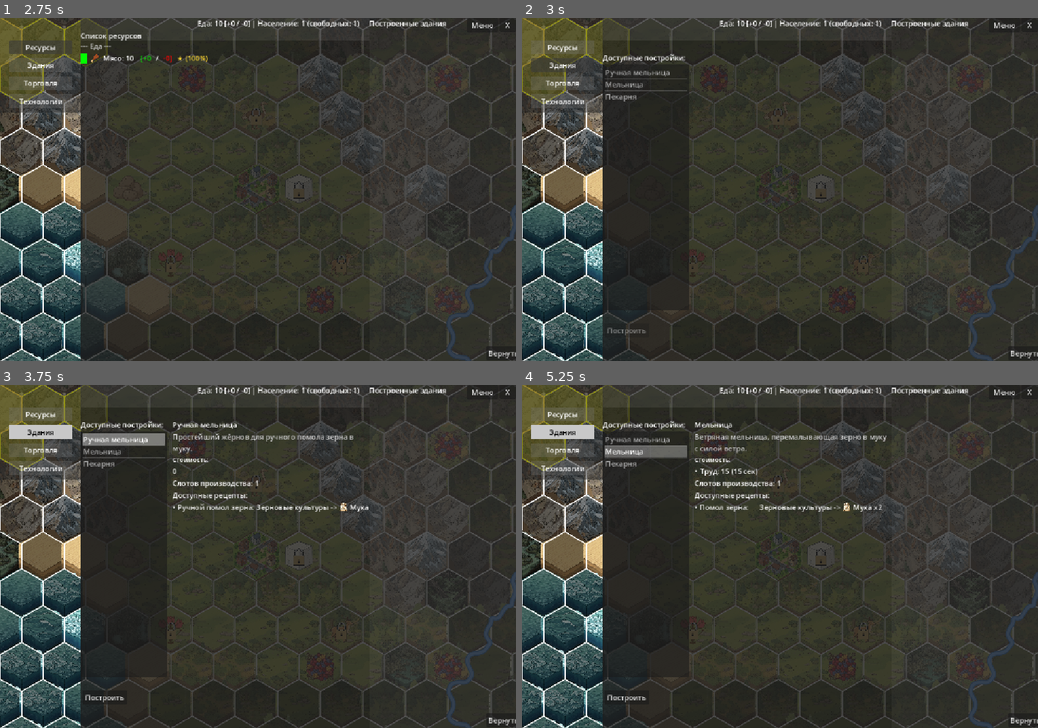
Above: before the commit, frames 1-4 (two rows, left to right).
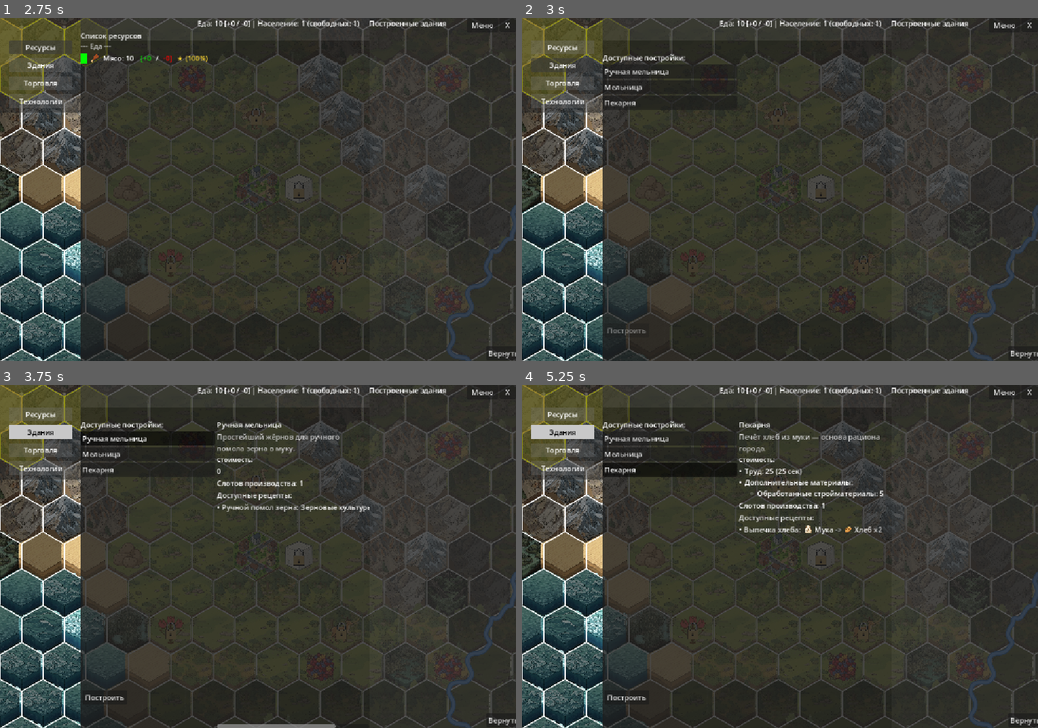
Above: after the commit, the same moments.

Repository: Night-Pryanik/The-City
Game: Godot game, scene res://scenes/main_menu.tscn
Same seed, same stepped clock (60 frames per second), same inputs: the game is played once before the commit and once after it.
Inputs (mouse positions are in pixels of both pictures, inside the frame that each line leads up to):
- Up to frame 1 (2.75 s): click "Новая игра" at 0.5 s; click (10, 48) at 1.25 s; click "Ресурсы" at 2 s
- Up to frame 2 (3 s): click "Здания" at 2.75 s
- Up to frame 3 (3.75 s): click (149, 439) at 3.5 s, where only the run after the commit has a clickable "Ручная мельница"
- Up to frame 4 (5.25 s): click (671, 453) at 4.25 s, where only the run after the commit has a clickable "Мельница"; click (671, 470) at 5 s, where only the run after the commit has a clickable "Пекарня"

Frame 1 is identical in both runs. In frame 2, 2.7% of the frame differs, in the area x 15-42%, y 13-86%; in frame 3, 5.2%; in frame 4, 5.7%, in the area x 15-71%, y 10-86%.

Commit message:
Панель доступных зданий теперь позволяет переносить длинные названия при необходимости
Убран HSplitContainer, теперь есть просто 2 панели

Diff:
--- a/scenes/CityUI.tscn
+++ b/scenes/CityUI.tscn
@@ -173,7 +173,7 @@
 offset_bottom = 23.0
 text = "Еды доступно: 0"
 
-[node name="HSplitContainer" type="HSplitContainer" parent="ContentPanel/BuildingsPanel" unique_id=1962390109]
+[node name="PanelsLayout" type="HBoxContainer" parent="ContentPanel/BuildingsPanel" unique_id=1962390109]
 layout_mode = 1
 anchors_preset = 15
 anchor_right = 1.0
@@ -181,45 +181,55 @@
 offset_top = 27.0
 grow_horizontal = 2
 grow_vertical = 2
-split_offsets = PackedInt32Array(300)
-split_offset = 300
-
-[node name="AvailableBuildingsPanel" type="Control" parent="ContentPanel/BuildingsPanel/HSplitContainer" unique_id=1098170534]
-layout_mode = 2
-
-[node name="VBoxContainer" type="VBoxContainer" parent="ContentPanel/BuildingsPanel/HSplitContainer/AvailableBuildingsPanel" unique_id=1309099413]
-layout_mode = 1
-anchors_preset = 9
-anchor_bottom = 1.0
-offset_right = 193.0
-grow_vertical = 2
-
-[node name="AvailableBuildingsLabel" type="Label" parent="ContentPanel/BuildingsPanel/HSplitContainer/AvailableBuildingsPanel/VBoxContainer" unique_id=101904791]
+
+[node name="AvailableBuildingsPanel" type="Control" parent="ContentPanel/BuildingsPanel/PanelsLayout" unique_id=1098170534]
+custom_minimum_size = Vector2(300, 0)
+layout_mode = 2
+size_flags_horizontal = 1
+size_flags_vertical = 3
+
+[node name="VBoxContainer" type="VBoxContainer" parent="ContentPanel/BuildingsPanel/PanelsLayout/AvailableBuildingsPanel" unique_id=1309099413]
+layout_mode = 1
+anchors_preset = 15
+anchor_right = 1.0
+anchor_bottom = 1.0
+grow_horizontal = 2
+grow_vertical = 2
+
+[node name="AvailableBuildingsLabel" type="Label" parent="ContentPanel/BuildingsPanel/PanelsLayout/AvailableBuildingsPanel/VBoxContainer" unique_id=101904791]
 layout_mode = 2
 text = "Доступные постройки:"
 
-[node name="BuildingsItemList" type="ItemList" parent="ContentPanel/BuildingsPanel/HSplitContainer/AvailableBuildingsPanel/VBoxContainer" unique_id=1295887837]
-custom_minimum_size = Vector2(0, 550)
-layout_mode = 2
-
-[node name="BuildingDetailsPanel" type="Control" parent="ContentPanel/BuildingsPanel/HSplitContainer" unique_id=244568997]
-layout_mode = 2
-
-[node name="VBoxContainer" type="VBoxContainer" parent="ContentPanel/BuildingsPanel/HSplitContainer/BuildingDetailsPanel" unique_id=1656241255]
-layout_mode = 1
-anchors_preset = 15
-anchor_right = 1.0
-anchor_bottom = 1.0
-grow_horizontal = 2
-grow_vertical = 2
-
-[node name="BuildingNameLabel" type="Label" parent="ContentPanel/BuildingsPanel/HSplitContainer/BuildingDetailsPanel/VBoxContainer" unique_id=486860130]
-layout_mode = 2
-
-[node name="BuildingCostLabel" type="Label" parent="ContentPanel/BuildingsPanel/HSplitContainer/BuildingDetailsPanel/VBoxContainer" unique_id=1452654743]
-layout_mode = 2
-
-[node name="BuildingRecipesLabel" type="Label" parent="ContentPanel/BuildingsPanel/HSplitContainer/BuildingDetailsPanel/VBoxContainer" unique_id=920025873]
+[node name="AvailableBuildingsScroll" type="ScrollContainer" parent="ContentPanel/BuildingsPanel/PanelsLayout/AvailableBuildingsPanel/VBoxContainer" unique_id=1295887837]
+custom_minimum_size = Vector2(300, 550)
+layout_mode = 2
+horizontal_scroll_mode = 0
+
+[node name="BuildingsList" type="VBoxContainer" parent="ContentPanel/BuildingsPanel/PanelsLayout/AvailableBuildingsPanel/VBoxContainer/AvailableBuildingsScroll" unique_id=1073741824]
+layout_mode = 2
+size_flags_horizontal = 3
+size_flags_vertical = 3
+
+[node name="BuildingDetailsPanel" type="Control" parent="ContentPanel/BuildingsPanel/PanelsLayout" unique_id=244568997]
+layout_mode = 2
+size_flags_horizontal = 3
+size_flags_vertical = 3
+
+[node name="VBoxContainer" type="VBoxContainer" parent="ContentPanel/BuildingsPanel/PanelsLayout/BuildingDetailsPanel" unique_id=1656241255]
+layout_mode = 1
+anchors_preset = 15
+anchor_right = 1.0
+anchor_bottom = 1.0
+grow_horizontal = 2
+grow_vertical = 2
+
+[node name="BuildingNameLabel" type="Label" parent="ContentPanel/BuildingsPanel/PanelsLayout/BuildingDetailsPanel/VBoxContainer" unique_id=486860130]
+layout_mode = 2
+
+[node name="BuildingCostLabel" type="Label" parent="ContentPanel/BuildingsPanel/PanelsLayout/BuildingDetailsPanel/VBoxContainer" unique_id=1452654743]
+layout_mode = 2
+
+[node name="BuildingRecipesLabel" type="Label" parent="ContentPanel/BuildingsPanel/PanelsLayout/BuildingDetailsPanel/VBoxContainer" unique_id=920025873]
 layout_mode = 2
 
 [node name="BuildButton" type="Button" parent="ContentPanel/BuildingsPanel" unique_id=235108591]
--- a/scripts/buildings_tab.gd
+++ b/scripts/buildings_tab.gd
@@ -11,7 +11,8 @@
 var built_buildings: Array = []
 var selected_building_id: String = ""
 
-var buildings_item_list: ItemList
+var buildings_list: VBoxContainer
+var buildings_group: ButtonGroup
 var building_name_label: Label
 var building_cost_label: Label
 var building_recipes_label: Label
@@ -20,7 +21,6 @@
 var build_button: Button
 var built_buildings_list: Node
 var food_label: Label
-var hsplit: HSplitContainer
 var last_built_count: int = -1
 var last_construction_count: int = -1
 var _cached_build_manager = null
@@ -42,23 +42,26 @@
 signal build_requested(building_id: String)
 signal building_detail_requested(building_id: String)
 
-func setup(item_list: ItemList, name_lbl: Label, cost_lbl: Label, recipes_lbl: Label, btn: Button, built_list: Node, food_lbl: Label, splitter: HSplitContainer, helpers: Node):
-    buildings_item_list = item_list
+func setup(list: Node, name_lbl: Label, cost_lbl: Label, recipes_lbl: Label, btn: Button, built_list: Node, food_lbl: Label, helpers: Node):
+    buildings_list = list as VBoxContainer
     building_name_label = name_lbl
     building_cost_label = cost_lbl
     building_recipes_label = recipes_lbl
     build_button = btn
     built_buildings_list = built_list
     food_label = food_lbl
-    hsplit = splitter
     ui_helpers = helpers
 
     set_process(true)
 
     _build_icon_index()
 
-    if not buildings_item_list.item_selected.is_connected(_on_building_selected):
-        buildings_item_list.item_selected.connect(_on_building_selected)
+    # Единая радиогруппа для списка доступных построек: клик по одной кнопке
+    # автоматически снимает остальные. allow_unpress=false запрещает «отжать»
+    # уже выбранную кнопку — в любой момент выбрано ровно одно здание.
+    buildings_group = ButtonGroup.new()
+    buildings_group.allow_unpress = false
+
     if not build_button.pressed.is_connected(_on_build_pressed):
         build_button.pressed.connect(_on_build_pressed)
     build_button.disabled = true
@@ -136,7 +139,9 @@
     built_buildings = data.get("built_buildings", [])
 
 func refresh_list():
-    buildings_item_list.clear()
+    for child in buildings_list.get_children():
+        buildings_list.remove_child(child)
+        child.queue_free()
     selected_building_id = ""
     build_button.disabled = true
     # Скрываем тултип и очищаем заголовок/детали здания при обновлении списка
@@ -159,9 +164,18 @@
         # Фильтруем здания: показываем только те, что открыты изученными технологиями
         if not CityData.is_building_unlocked(bld["id"]):
             continue
-        var item_text = bld["name"]
-        buildings_item_list.add_item(item_text)
-    center_split_offset()
+        var item_btn = Button.new()
+        item_btn.text = bld["name"]
+        item_btn.alignment = HORIZONTAL_ALIGNMENT_LEFT
+        item_btn.autowrap_mode = TextServer.AUTOWRAP_WORD_SMART
+        item_btn.text_overrun_behavior = TextServer.OVERRUN_NO_TRIMMING
+        item_btn.size_flags_horizontal = Control.SIZE_EXPAND_FILL
+        item_btn.size_flags_vertical = Control.SIZE_SHRINK_CENTER
+        item_btn.toggle_mode = true
+        item_btn.button_group = buildings_group
+        item_btn.tooltip_text = bld["name"]
+        item_btn.pressed.connect(_on_building_list_pressed.bind(bld["id"]))
+        buildings_list.add_child(item_btn)
 
 func update_built_status():
     # Лёгкое обновление: обновляем текст статуса без пересоздания строк.
@@ -464,126 +478,118 @@
 func _on_building_slots_pressed(building_id: String):
     emit_signal("building_detail_requested", building_id)
 
-func center_split_offset():
-    if hsplit:
-        # Находим VBoxContainer внутри AvailableBuildingsPanel
-        var available_panel = hsplit.get_node("AvailableBuildingsPanel")
-        if available_panel:
-            var vbox = available_panel.get_node("VBoxContainer")
-            if vbox:
-                # Устанавливаем разделитель по ширине VBoxContainer
-                hsplit.split_offset = vbox.size.x
-                return
-        # Fallback: если не нашли VBoxContainer, используем половину ширины
-        hsplit.split_offset = hsplit.size.x / 2
-
-func _on_building_selected(idx: int):
+func _on_building_list_pressed(building_id: String):
     if ui_helpers:
         ui_helpers.set_message("")
         ui_helpers.hide_group_tooltip()
-    # idx — индекс в отфильтрованном списке ItemList, поэтому нужно найти
-    # соответствующее здание, пропуская скрытые (недоступные по технологиям).
-    var filtered_buildings = []
+
+    var bdata = null
     for b in buildings_data:
-        if CityData.is_building_unlocked(b["id"]):
-            filtered_buildings.append(b)
-    if idx >= 0 and idx < filtered_buildings.size():
-        selected_building_id = filtered_buildings[idx]["id"]
-        var bdata = filtered_buildings[idx]
-        building_name_label.text = bdata["name"]
-        var desc = bdata.get("description", "")
-        building_description_label.text = desc
-        building_description_label.visible = (desc != "")
-
-        # Стоимость: заголовок "Стоимость:" и под ним список строк (труд + ресурсы).
-        # Обычные ресурсы — "иконка + название: количество". Групповые ресурсы
-        # (@...) — "название группы: количество" с тултипом, раскрывающим состав
-        # группы (через единый хелпер ui_helpers.make_resource_entry).
-        building_cost_label.text = "Стоимость:"
-        building_cost_label.visible = true
-        building_cost_list.visible = true
-        for child in building_cost_list.get_children():
-            child.queue_free()
-
-        var products_data = {}
-        for pid in products:
-            products_data[pid] = products[pid]
-        for rid in raw_resources:
-            products_data[rid] = raw_resources[rid]
-        var icon_paths = {}
-        _build_icon_index_local(icon_paths)
-
-        var has_costs := false
-        var work_cost = bdata.get("work_cost", 0)
-        if work_cost > 0:
-            var labor = CityData.get_total_labor()
-            var build_time = work_cost / max(1.0, labor)
-            var labor_row = HBoxContainer.new()
-            labor_row.add_theme_constant_override("separation", 6)
-            var labor_bullet = Label.new()
-            labor_bullet.text = "•"
-            labor_row.add_child(labor_bullet)
-            var labor_label = Label.new()
-            labor_label.text = "Труд: %d (%.0f сек)" % [int(work_cost), build_time]
-            labor_row.add_child(labor_label)
-            building_cost_list.add_child(labor_row)
-            has_costs = true
-
-        if bdata.has("additional_cost"):
-            # Нужны ресурсы из каждой пачки (AND-логика сохранена на уровне данных)
-            var bundles = GameData.parse_additional_cost(bdata["additional_cost"])
-            var mat_rows = []
-            for bundle in bundles:
-                for res_id in bundle:
-                    mat_rows.append([res_id, int(bundle[res_id])])
-            if not mat_rows.is_empty():
-                has_costs = true
-                # Заголовок блока доп. материалов (маркированный список)
-                var mat_header = HBoxContainer.new()
-                mat_header.add_theme_constant_override("separation", 6)
-                var mat_bullet = Label.new()
-                mat_bullet.text = "•"
-                mat_header.add_child(mat_bullet)
-                var mat_label = Label.new()
-                mat_label.text = "Дополнительные материалы:"
-                mat_header.add_child(mat_label)
-                building_cost_list.add_child(mat_header)
-                # Подпункты — вложенный уровень списка ("--")
-                for entry in mat_rows:
-                    var row = HBoxContainer.new()
-                    row.add_theme_constant_override("separation", 6)
-                    var sub_bullet = Label.new()
-                    sub_bullet.text = "◦"
-                    # Отступ второго уровня списка — сдвиг подпунктов относительно маркера верхнего уровня
-                    var indent = Control.new()
-                    indent.custom_minimum_size = Vector2(18, 0)
-                    row.add_child(indent)
-                    row.add_child(sub_bullet)
-                    row.add_child(ui_helpers.make_resource_entry(entry[0], products_data, icon_paths, entry[1], "colon"))
-                    building_cost_list.add_child(row)
-
-        if not has_costs:
-            var zero_row = HBoxContainer.new()
-            var zero_label = Label.new()
-            zero_label.text = "0"
-            zero_row.add_child(zero_label)
-            building_cost_list.add_child(zero_row)
-
-        # Показываем количество слотов производства
-        var slots = bdata.get("production_slots", 0)
-        building_recipes_label.text = "Слотов производства: %d" % int(slots)
-        building_recipes_label.visible = true
-
-        build_button.disabled = (selected_building_id == "")
-        _refresh_recipes_list(bdata)
-    else:
+        if b["id"] == building_id:
+            bdata = b
+            break
+    if bdata:
+        _show_building_details(bdata)
+
+func _show_building_details(bdata: Dictionary):
+    if bdata.is_empty():
         selected_building_id = ""
         build_button.disabled = true
+        building_name_label.text = ""
         building_recipes_label.visible = false
         building_description_label.visible = false
         building_cost_label.visible = false
         building_cost_list.visible = false
         _clear_recipes_list()
+        return
+
+    selected_building_id = bdata["id"]
+    building_name_label.text = bdata["name"]
+    var desc = bdata.get("description", "")
+    building_description_label.text = desc
+    building_description_label.visible = (desc != "")
+
+    # Стоимость: заголовок "Стоимость:" и под ним список строк (труд + ресурсы).
+    # Обычные ресурсы — "иконка + название: количество". Групповые ресурсы
+    # (@...) — "название группы: количество" с тултипом, раскрывающим состав
+    # группы (через единый хелпер ui_helpers.make_resource_entry).
+    building_cost_label.text = "Стоимость:"
+    building_cost_label.visible = true
+    building_cost_list.visible = true
+    for child in building_cost_list.get_children():
+        child.queue_free()
+
+    var products_data = {}
+    for pid in products:
+        products_data[pid] = products[pid]
+    for rid in raw_resources:
+        products_data[rid] = raw_resources[rid]
+    var icon_paths = {}
+    _build_icon_index_local(icon_paths)
+
+    var has_costs := false
+    var work_cost = bdata.get("work_cost", 0)
+    if work_cost > 0:
+        var labor = CityData.get_total_labor()
+        var build_time = work_cost / max(1.0, labor)
+        var labor_row = HBoxContainer.new()
+        labor_row.add_theme_constant_override("separation", 6)
+        var labor_bullet = Label.new()
+        labor_bullet.text = "•"
+        labor_row.add_child(labor_bullet)
+        var labor_label = Label.new()
+        labor_label.text = "Труд: %d (%.0f сек)" % [int(work_cost), build_time]
+        labor_row.add_child(labor_label)
+        building_cost_list.add_child(labor_row)
+        has_costs = true
+
+    if bdata.has("additional_cost"):
+        # Нужны ресурсы из каждой пачки (AND-логика сохранена на уровне данных)
+        var bundles = GameData.parse_additional_cost(bdata["additional_cost"])
+        var mat_rows = []
+        for bundle in bundles:
+            for res_id in bundle:
+                mat_rows.append([res_id, int(bundle[res_id])])
+        if not mat_rows.is_empty():
+            has_costs = true
+            # Заголовок блока доп. материалов (маркированный список)
+            var mat_header = HBoxContainer.new()
+            mat_header.add_theme_constant_override("separation", 6)
+            var mat_bullet = Label.new()
+            mat_bullet.text = "•"
+            mat_header.add_child(mat_bullet)
+            var mat_label = Label.new()
+            mat_label.text = "Дополнительные материалы:"
+            mat_header.add_child(mat_label)
+            building_cost_list.add_child(mat_header)
+            # Подпункты — вложенный уровень списка ("--")
+            for entry in mat_rows:
+                var row = HBoxContainer.new()
+                row.add_theme_constant_override("separation", 6)
+                var sub_bullet = Label.new()
+                sub_bullet.text = "◦"
+                # Отступ второго уровня списка — сдвиг подпунктов относительно маркера верхнего уровня
+                var indent = Control.new()
+                indent.custom_minimum_size = Vector2(18, 0)
+                row.add_child(indent)
+                row.add_child(sub_bullet)
+                row.add_child(ui_helpers.make_resource_entry(entry[0], products_data, icon_paths, entry[1], "colon"))
+                building_cost_list.add_child(row)
+
+    if not has_costs:
+        var zero_row = HBoxContainer.new()
+        var zero_label = Label.new()
+        zero_label.text = "0"
+        zero_row.add_child(zero_label)
+        building_cost_list.add_child(zero_row)
+
+    # Показываем количество слотов производства
+    var slots = bdata.get("production_slots", 0)
+    building_recipes_label.text = "Слотов производства: %d" % int(slots)
+    building_recipes_label.visible = true
+
+    build_button.disabled = (selected_building_id == "")
+    _refresh_recipes_list(bdata)
 
 func _on_build_pressed():
     if selected_building_id == "":
--- a/scripts/city_ui.gd
+++ b/scripts/city_ui.gd
@@ -65,14 +65,13 @@
 
     buildings_tab = load("res://scripts/buildings_tab.gd").new()
     buildings_tab.setup(
-        $ContentPanel/BuildingsPanel/HSplitContainer/AvailableBuildingsPanel/VBoxContainer/BuildingsItemList,
-        $ContentPanel/BuildingsPanel/HSplitContainer/BuildingDetailsPanel/VBoxContainer/BuildingNameLabel,
-        $ContentPanel/BuildingsPanel/HSplitContainer/BuildingDetailsPanel/VBoxContainer/BuildingCostLabel,
-        $ContentPanel/BuildingsPanel/HSplitContainer/BuildingDetailsPanel/VBoxContainer/BuildingRecipesLabel,
+        $ContentPanel/BuildingsPanel/PanelsLayout/AvailableBuildingsPanel/VBoxContainer/AvailableBuildingsScroll/BuildingsList,
+        $ContentPanel/BuildingsPanel/PanelsLayout/BuildingDetailsPanel/VBoxContainer/BuildingNameLabel,
+        $ContentPanel/BuildingsPanel/PanelsLayout/BuildingDetailsPanel/VBoxContainer/BuildingCostLabel,
+        $ContentPanel/BuildingsPanel/PanelsLayout/BuildingDetailsPanel/VBoxContainer/BuildingRecipesLabel,
         $ContentPanel/BuildingsPanel/BuildButton,
         $RightPanel/VBoxContainer/BuiltBuildingsList,
         $ContentPanel/BuildingsPanel/FoodLabel,
-        $ContentPanel/BuildingsPanel/HSplitContainer,
         ui_helpers
     )
     buildings_tab.build_requested.connect(_on_build_requested)
